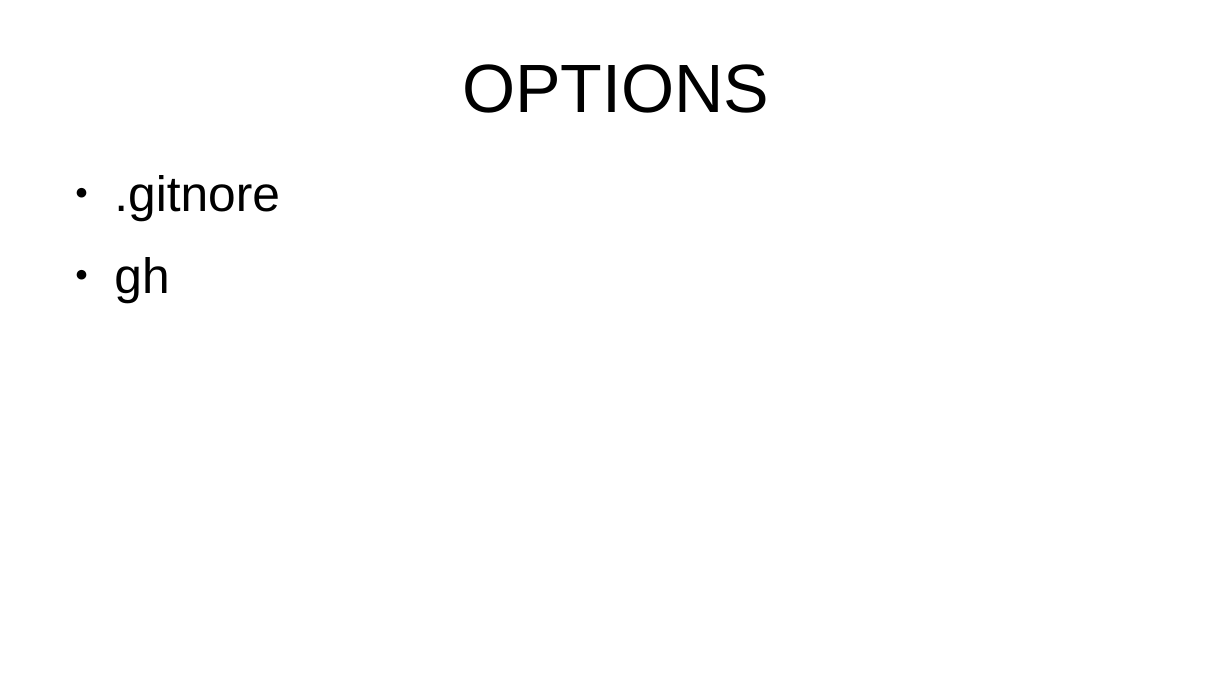
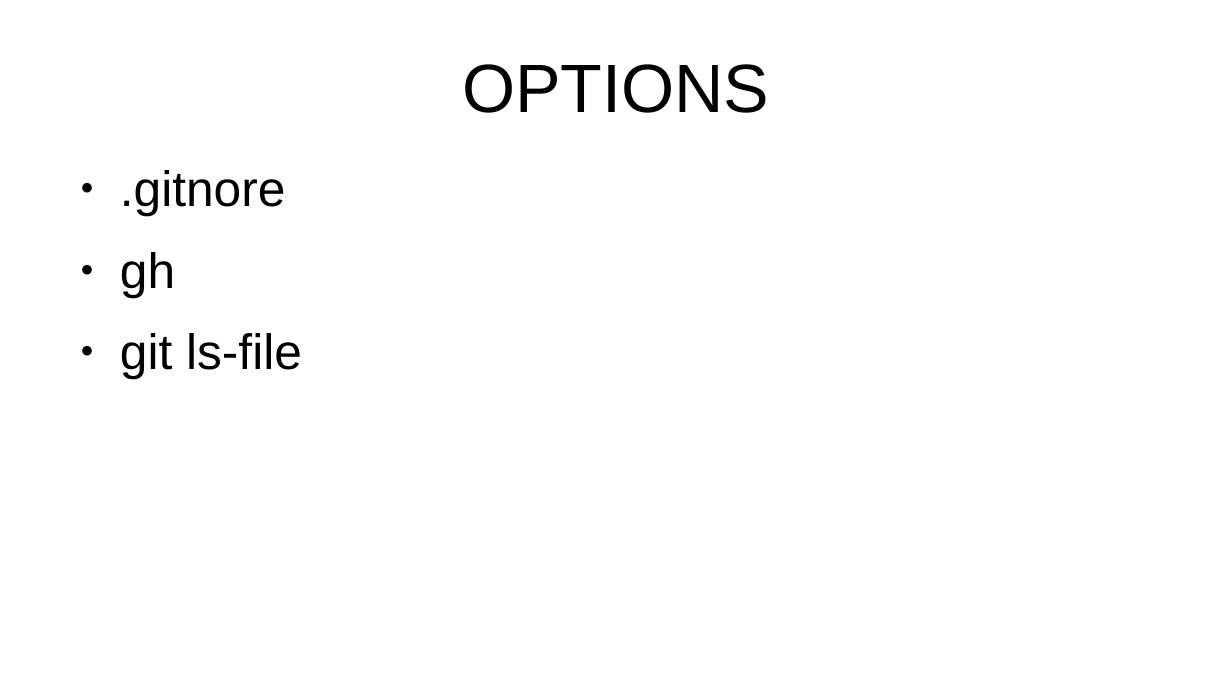
Before and after one commit to flintiii/TenStatementGit, a slide deck: slide 32 of vm_workshop_presentation.odp. Drawn at 1232x693 pixels with LibreOffice and Linux fonts; fonts in the diff are those of the drawing. Boxes give left, top, right and bottom in pixels: in the first picture for what was removed or moved away, otherwise in the second. Text is boxed around its words. In the diff, an @@ line names an element or a change of style, - is before the commit and + after.

Commit message:
next save 2023-06-15

```diff
--- a/vm_workshop_presentation.odp
+++ b/vm_workshop_presentation.odp
@@ text at (120, 333, 302, 379): paragraph added @@
+● git ls-file
```
